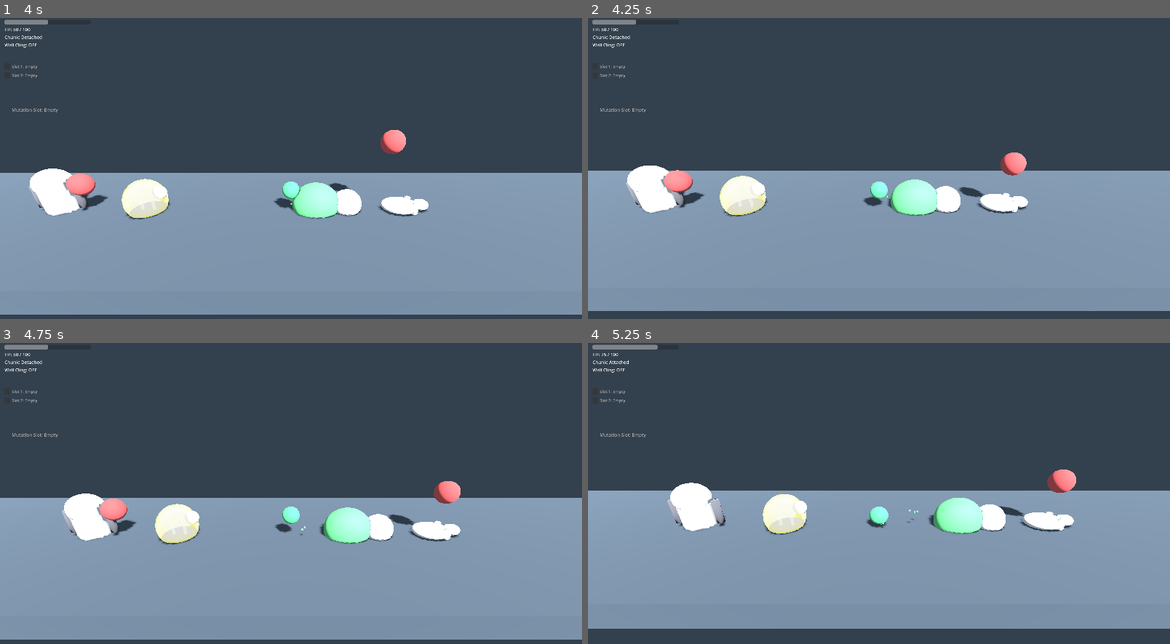
Above: before the commit, frames 1-4 (two rows, left to right).
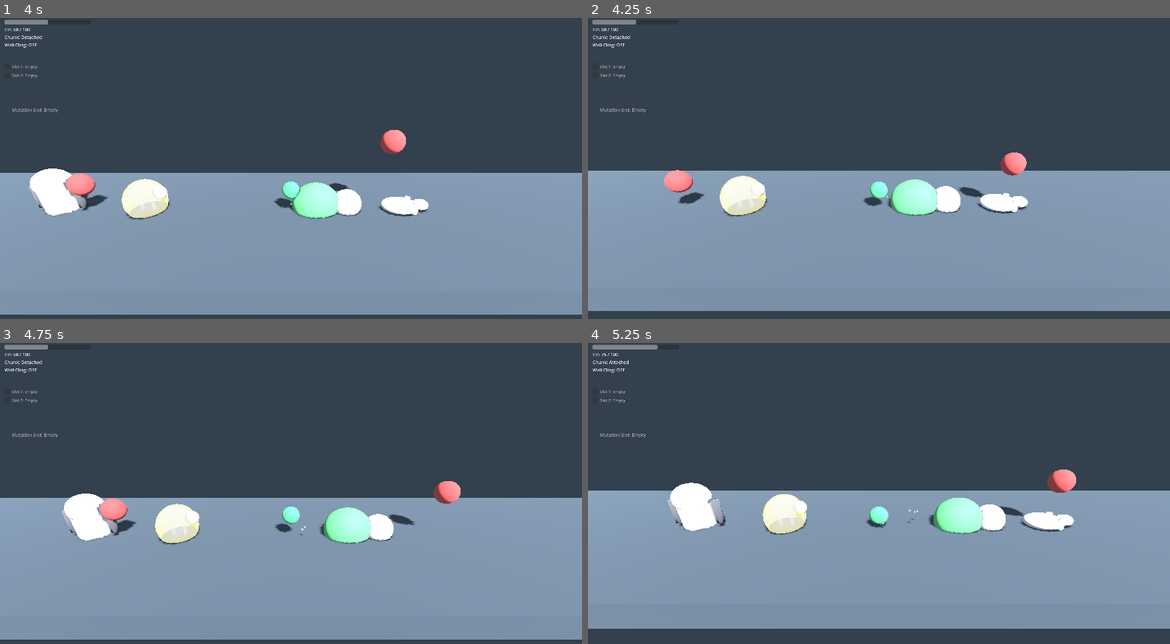
Above: after the commit, the same moments.

Repository: laazer/blobert
Game: Godot game, scene res://scenes/levels/sandbox/test_movement_3d.tscn
Two runs of this game, one before a commit and one after it. Both use one fixed random seed, a clock stepped at 60 frames per second and the inputs below. This scene is started directly instead of the project's main scene.
Inputs (mouse positions are in pixels of both pictures, inside the frame that each line leads up to):
- Up to frame 1 (4 s): move the mouse to (419, 180) at 0.52 s; hold D (move_right) 0.53-1.28 s; tap F (infect) at 0.6, 1.55, 2.3, 3.05, 3.8 s; tap Space (jump) at 0.77, 1.52, 3.02, 3.77 s; move the mouse to (174, 216) at 1.27 s; hold A (move_left) 1.28-2.03 s; tap R (absorb) at 1.35 s; move the mouse to (349, 120) at 2.02 s; hold D (move_right) 2.03-3.53 s; tap E (detach) at 2.1 s; move the mouse to (261, 273) at 2.77 s; tap Q (detach_2) at 2.85 s; move the mouse to (465, 255) at 3.52 s; hold A (move_left) from 3.53 s (still down); tap G (fuse) at 3.6 s
- Up to frame 2 (4.25 s): keep holding A (move_left)
- Up to frame 3 (4.75 s): keep holding A (move_left); move the mouse to (116, 469) at 4.27 s; tap F (infect) at 4.35 s; tap Space (jump) at 4.52 s
- Up to frame 4 (5.25 s): keep holding A (move_left); move the mouse to (908, 523) at 5.02 s; tap F (infect) at 5.1 s

Frame 1 is identical in both runs. In frame 2, 1.0% of the frame differs, in the area x 6-18%, y 49-65%; in frame 3, 0.4%; in frame 4, nothing differs.

Commit message:
fix: use free() not queue_free() when swapping EnemyVisual model
queue_free() leaves the old node in the scene tree until end-of-frame.
Godot detects the name collision when the new EnemyVisual is added and
silently renames it, so InfectionStateFx3D can never find it by name.
free() removes it immediately, clearing the name slot first.

Co-Authored-By: Claude Sonnet 4.6 <noreply@anthropic.com>

Diff:
--- a/scripts/enemy/enemy_infection_3d.gd
+++ b/scripts/enemy/enemy_infection_3d.gd
@@ -39,7 +39,7 @@
 func _swap_model_scene() -> void:
 	var old_visual: Node = get_node_or_null("EnemyVisual")
 	if old_visual != null:
-		old_visual.queue_free()
+		old_visual.free()
 	var new_visual: Node3D = model_scene.instantiate() as Node3D
 	if new_visual != null:
 		new_visual.name = "EnemyVisual"
